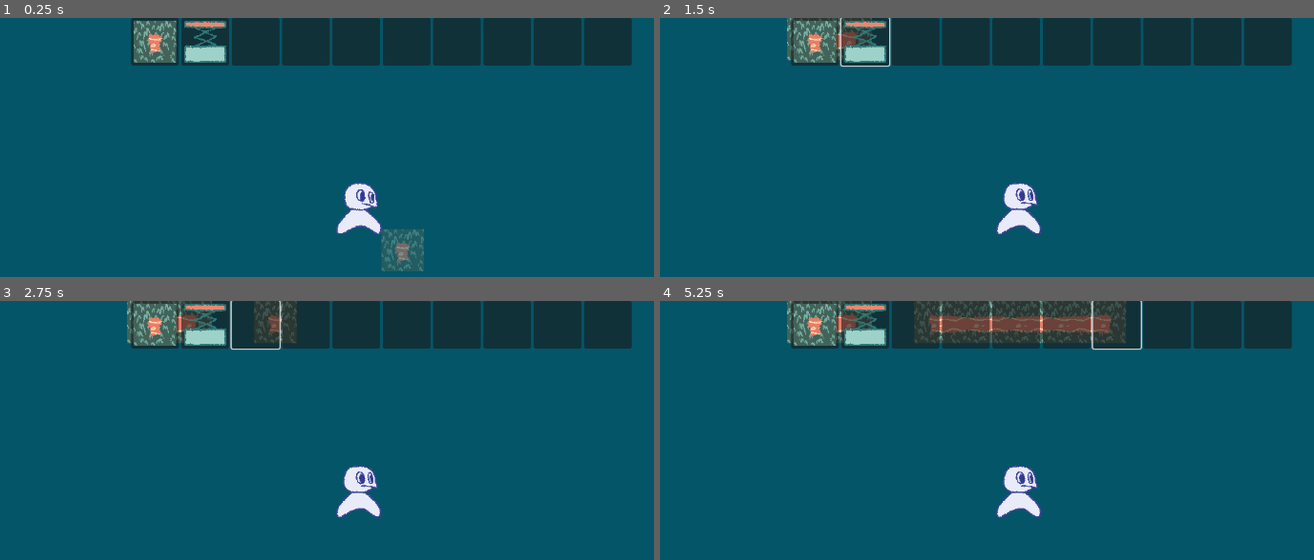
Above: before the commit, frames 1-4 (two rows, left to right).
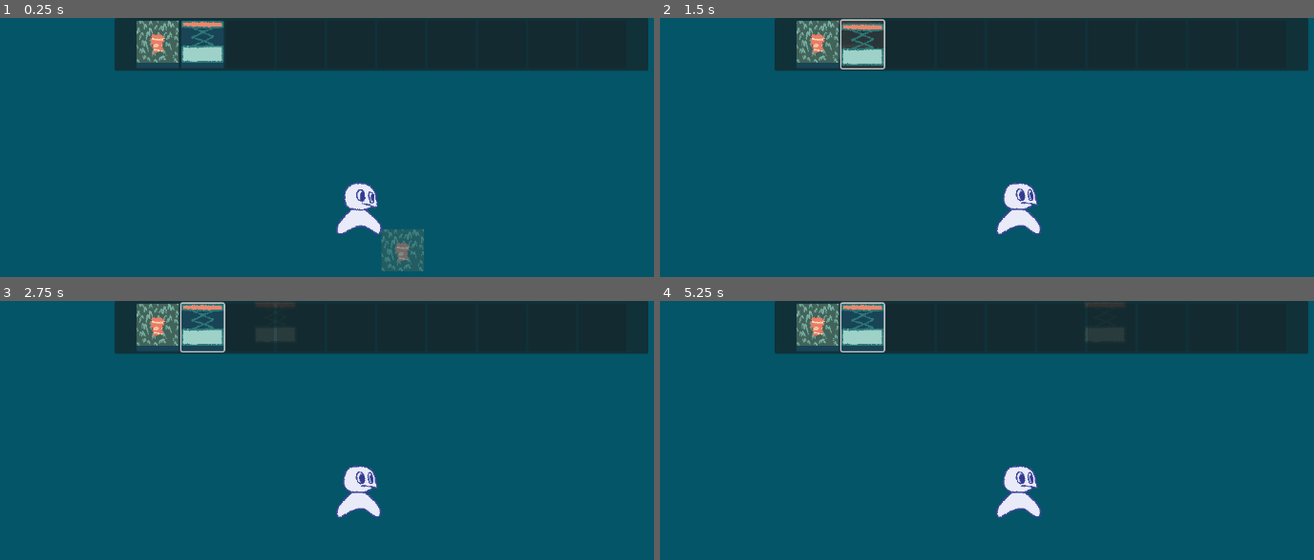
Above: after the commit, the same moments.

Repository: Nelbaiady/level-designer-project
Game: Godot game, scene res://Scenes/editor.tscn
Same seed, same stepped clock (60 frames per second), same inputs: the game is played once before the commit and once after it.
Inputs (mouse positions are in pixels of both pictures, inside the frame that each line leads up to; where the layout moved, square brackets give the same spot in the first picture):
- Up to frame 1 (0.25 s): no input
- Up to frame 2 (1.5 s): click (816, 43) [816, 41] at 0.5 s; click (862, 43) [862, 41] at 1.25 s
- Up to frame 3 (2.75 s): click (255, 324) at 2.02 s
- Up to frame 4 (5.25 s): click (967, 324) at 2.77 s; click (1013, 324) at 3.52 s; click (1065, 324) at 4.27 s; click (1117, 324) at 5.02 s

The runs differ from the first frame. In frame 1, 4.3% of the frame differs, in the area x 17-100%, y 0-21%; in frame 2, 4.7%; in frame 3, 4.9%; in frame 4, 7.6%.

Commit message:
Touched up hotbar and UI
-Hotbar now looks better and scales with window
-Hotbar changes selection based on clicking the hotbar UI or scolling the mousewheel
-Items now cannot be placed if the mouse is over a piece of ui

Diff:
--- a/Scenes/UI/UItheme.tres
+++ b/Scenes/UI/UItheme.tres
@@ -1,3 +1,12 @@
-[gd_resource type="Theme" format=3 uid="uid://crsgo6pa7nv5x"]
+[gd_resource type="Theme" load_steps=3 format=3 uid="uid://crsgo6pa7nv5x"]
+
+[ext_resource type="StyleBox" uid="uid://2d8f8r0eokfr" path="res://Scenes/UI/theme/hotbarButton.tres" id="1_ten13"]
+
+[sub_resource type="FontVariation" id="FontVariation_1unef"]
+spacing_bottom = -12
 
 [resource]
+Button/font_sizes/font_size = 12
+Button/fonts/font = SubResource("FontVariation_1unef")
+Button/styles/normal = ExtResource("1_ten13")
+hotbarButton/base_type = &"Button"
--- a/Scenes/UI/hotbar.tscn
+++ b/Scenes/UI/hotbar.tscn
@@ -1,111 +1,147 @@
-[gd_scene load_steps=3 format=3 uid="uid://dgdnl8mwnjivp"]
+[gd_scene load_steps=4 format=3 uid="uid://dgdnl8mwnjivp"]
 
 [ext_resource type="Theme" uid="uid://crsgo6pa7nv5x" path="res://Scenes/UI/UItheme.tres" id="1_26udg"]
 [ext_resource type="Script" uid="uid://bre0ft12l6is3" path="res://Scenes/UI/hotbarButton.gd" id="2_sk345"]
+[ext_resource type="Texture2D" uid="uid://de1p8l0t4qll7" path="res://Scenes/UI/emptyIcon.png" id="4_26udg"]
 
 [node name="Hotbar" type="Control"]
-z_index = 1
 layout_mode = 3
 anchors_preset = 15
 anchor_right = 1.0
 anchor_bottom = 1.0
 grow_horizontal = 2
 grow_vertical = 2
+size_flags_horizontal = 3
+size_flags_vertical = 3
 
-[node name="HBoxContainer" type="HBoxContainer" parent="."]
+[node name="Panel" type="Panel" parent="."]
+clip_contents = true
+custom_minimum_size = Vector2(0, 80)
+layout_mode = 1
+anchors_preset = -1
+anchor_left = 0.15
+anchor_right = 0.85
+grow_horizontal = 2
+
+[node name="HBoxContainer" type="HBoxContainer" parent="Panel"]
 z_index = 1
 custom_minimum_size = Vector2(0, 64)
 layout_mode = 1
-anchors_preset = 10
+anchors_preset = 14
+anchor_top = 0.5
 anchor_right = 1.0
+anchor_bottom = 0.5
+offset_top = -32.0
+offset_bottom = 32.0
 grow_horizontal = 2
+grow_vertical = 2
 alignment = 1
 
-[node name="Button" type="Button" parent="HBoxContainer"]
-custom_minimum_size = Vector2(64, 64)
+[node name="Button" type="Button" parent="Panel/HBoxContainer"]
 layout_mode = 2
 theme = ExtResource("1_26udg")
 theme_type_variation = &"InventoryButton"
+icon = ExtResource("4_26udg")
+autowrap_mode = 2
 icon_alignment = 1
+vertical_icon_alignment = 0
 script = ExtResource("2_sk345")
 
-[node name="Button2" type="Button" parent="HBoxContainer"]
-custom_minimum_size = Vector2(64, 64)
+[node name="Button2" type="Button" parent="Panel/HBoxContainer"]
 layout_mode = 2
 theme = ExtResource("1_26udg")
 theme_type_variation = &"InventoryButton"
+icon = ExtResource("4_26udg")
+autowrap_mode = 2
 icon_alignment = 1
+vertical_icon_alignment = 0
 script = ExtResource("2_sk345")
 index = 1
 
-[node name="Button3" type="Button" parent="HBoxContainer"]
-custom_minimum_size = Vector2(64, 64)
+[node name="Button3" type="Button" parent="Panel/HBoxContainer"]
 layout_mode = 2
 theme = ExtResource("1_26udg")
 theme_type_variation = &"InventoryButton"
+icon = ExtResource("4_26udg")
+autowrap_mode = 2
 icon_alignment = 1
+vertical_icon_alignment = 0
 script = ExtResource("2_sk345")
 index = 2
 
-[node name="Button4" type="Button" parent="HBoxContainer"]
-custom_minimum_size = Vector2(64, 64)
+[node name="Button4" type="Button" parent="Panel/HBoxContainer"]
 layout_mode = 2
 theme = ExtResource("1_26udg")
 theme_type_variation = &"InventoryButton"
+icon = ExtResource("4_26udg")
+autowrap_mode = 2
 icon_alignment = 1
+vertical_icon_alignment = 0
 script = ExtResource("2_sk345")
 index = 3
 
-[node name="Button5" type="Button" parent="HBoxContainer"]
-custom_minimum_size = Vector2(64, 64)
+[node name="Button5" type="Button" parent="Panel/HBoxContainer"]
 layout_mode = 2
 theme = ExtResource("1_26udg")
 theme_type_variation = &"InventoryButton"
+icon = ExtResource("4_26udg")
+autowrap_mode = 2
 icon_alignment = 1
+vertical_icon_alignment = 0
 script = ExtResource("2_sk345")
 index = 4
 
-[node name="Button6" type="Button" parent="HBoxContainer"]
-custom_minimum_size = Vector2(64, 64)
+[node name="Button6" type="Button" parent="Panel/HBoxContainer"]
 layout_mode = 2
 theme = ExtResource("1_26udg")
 theme_type_variation = &"InventoryButton"
+icon = ExtResource("4_26udg")
+autowrap_mode = 2
 icon_alignment = 1
+vertical_icon_alignment = 0
 script = ExtResource("2_sk345")
 index = 5
 
-[node name="Button7" type="Button" parent="HBoxContainer"]
-custom_minimum_size = Vector2(64, 64)
+[node name="Button7" type="Button" parent="Panel/HBoxContainer"]
 layout_mode = 2
 theme = ExtResource("1_26udg")
 theme_type_variation = &"InventoryButton"
+icon = ExtResource("4_26udg")
+autowrap_mode = 2
 icon_alignment = 1
+vertical_icon_alignment = 0
 script = ExtResource("2_sk345")
 index = 6
 
-[node name="Button8" type="Button" parent="HBoxContainer"]
-custom_minimum_size = Vector2(64, 64)
+[node name="Button8" type="Button" parent="Panel/HBoxContainer"]
 layout_mode = 2
 theme = ExtResource("1_26udg")
 theme_type_variation = &"InventoryButton"
+icon = ExtResource("4_26udg")
+autowrap_mode = 2
 icon_alignment = 1
+vertical_icon_alignment = 0
 script = ExtResource("2_sk345")
 index = 7
 
-[node name="Button9" type="Button" parent="HBoxContainer"]
-custom_minimum_size = Vector2(64, 64)
+[node name="Button9" type="Button" parent="Panel/HBoxContainer"]
 layout_mode = 2
 theme = ExtResource("1_26udg")
 theme_type_variation = &"InventoryButton"
+icon = ExtResource("4_26udg")
+autowrap_mode = 2
 icon_alignment = 1
+vertical_icon_alignment = 0
 script = ExtResource("2_sk345")
 index = 8
 
-[node name="Button10" type="Button" parent="HBoxContainer"]
-custom_minimum_size = Vector2(64, 64)
+[node name="Button10" type="Button" parent="Panel/HBoxContainer"]
 layout_mode = 2
 theme = ExtResource("1_26udg")
 theme_type_variation = &"InventoryButton"
+icon = ExtResource("4_26udg")
+autowrap_mode = 2
 icon_alignment = 1
+vertical_icon_alignment = 0
 script = ExtResource("2_sk345")
 index = 9
--- a/Scenes/UI/hotbarButton.gd
+++ b/Scenes/UI/hotbarButton.gd
@@ -12,9 +12,15 @@
 	if hotbarIndex == index:
 		if item:
 			icon = item.texture
+			disabled = false
+			focus_mode = Control.FOCUS_ALL
 		else:
 			icon = emptyIcon
+			disabled = true
+			focus_mode = Control.FOCUS_NONE
 
 func updateSelected(hotbarIndex:int):
 	if hotbarIndex == index:
 		grab_focus()
+func _pressed() -> void:
+	globalEditor.setHotbarIndex(index)
--- /dev/null
+++ b/Scenes/UI/theme/hotbarButton.tres
@@ -0,0 +1,4 @@
+[gd_resource type="StyleBoxFlat" format=3 uid="uid://2d8f8r0eokfr"]
+
+[resource]
+bg_color = Color(0.10619018, 0.29367685, 0.37763914, 0.7294118)
--- a/Scenes/editor.gd
+++ b/Scenes/editor.gd
@@ -12,6 +12,7 @@
 var cursorCellCoords: Vector2i = Vector2i.ZERO
 var previousCursorCellCoords: Vector2i = cursorCellCoords
 var previousCursorPos = Vector2.ZERO
+var placeButtonIsHeld = false
 
 var cursorItemIconTween: Tween
 
@@ -31,15 +32,12 @@
 				tweenCursorItemIcon()
 
 			#place an object
-			if Input.is_action_just_pressed("mouseClickLeft") or (Input.is_action_pressed("mouseClickLeft") and cursorCellCoords!=previousCursorCellCoords):
-				if selectedItem is terrainItem:
-					#var placedTilePosition: Vector2i = tileMap.local_to_map(get_global_mouse_position())
-					#tileMap.set_cell(cursorCellCoords,0,Vector2i(1,1)) #IF WE WANTED TO PLACE A REGULAR TILE
-					globalEditor.placeTile(selectedItem,cursorCellCoords)
-
-				if selectedItem is objectItem:
-					if !globalEditor.objectPosHash.has(cursorCellCoords):
-						globalEditor.placeObject(selectedItem,cursorCellCoords)
+			if Input.is_action_just_released("mouseClickLeft"):
+				placeButtonIsHeld = false
+			if placeButtonIsHeld:
+				placeItem()
+			#if Input.is_action_just_pressed("mouseClickLeft") or (Input.is_action_pressed("mouseClickLeft") and cursorCellCoords!=previousCursorCellCoords):
+				#placeItem()
 			#erase object at mouse
 			if Input.is_action_just_pressed("erase") or (Input.is_action_pressed("erase") and cursorCellCoords!=previousCursorCellCoords):
 				if selectedItem is terrainItem:
@@ -95,3 +93,19 @@
 		tweenCursorItemIcon()
 	else:
 		cursorItemIcon.position = Vector2(cursorCellCoords * globalEditor.gridSize) + selectedItem.textureOffset
+
+
+func _unhandled_input(event: InputEvent) -> void:
+	if event.is_action("mouseClickLeft"):
+		placeItem()
+		placeButtonIsHeld = true
+
+func placeItem():
+	if selectedItem is terrainItem:
+		#var placedTilePosition: Vector2i = tileMap.local_to_map(get_global_mouse_position())
+		#tileMap.set_cell(cursorCellCoords,0,Vector2i(1,1)) #IF WE WANTED TO PLACE A REGULAR TILE
+		globalEditor.placeTile(selectedItem,cursorCellCoords)
+
+	if selectedItem is objectItem:
+		if !globalEditor.objectPosHash.has(cursorCellCoords):
+			globalEditor.placeObject(selectedItem,cursorCellCoords)
--- a/Scenes/editor.tscn
+++ b/Scenes/editor.tscn
@@ -403,17 +403,26 @@
 terrain_set_0/terrain_1/color = Color(0.2527295, 0.50761116, 0.32676098, 1)
 sources/0 = SubResource("TileSetAtlasSource_b78su")
 
-[node name="Node2D" type="Control"]
-layout_mode = 3
-anchors_preset = 15
+[node name="Node2D" type="Node"]
+
+[node name="CanvasLayer" type="CanvasLayer" parent="."]
+
+[node name="Hotbar" parent="CanvasLayer" instance=ExtResource("2_32ik4")]
+anchors_preset = 10
+anchor_bottom = 0.0
+grow_vertical = 1
+size_flags_horizontal = 4
+
+[node name="Panel" type="Panel" parent="CanvasLayer"]
+visible = false
+custom_minimum_size = Vector2(0, 64)
+anchors_preset = 12
+anchor_top = 1.0
 anchor_right = 1.0
 anchor_bottom = 1.0
+offset_top = -64.0
 grow_horizontal = 2
-grow_vertical = 2
-
-[node name="Hotbar" parent="." instance=ExtResource("2_32ik4")]
-layout_mode = 1
-size_flags_horizontal = 4
+grow_vertical = 0
 
 [node name="Camera2D" type="Camera2D" parent="."]
 position = Vector2(576, 324)
@@ -436,7 +445,6 @@
 
 [node name="cursorItemIcon" type="TextureRect" parent="."]
 self_modulate = Color(1, 1, 1, 0.5019608)
-layout_mode = 1
 anchors_preset = 8
 anchor_left = 0.5
 anchor_top = 0.5
--- a/Scenes/global_editor.gd
+++ b/Scenes/global_editor.gd
@@ -46,11 +46,18 @@
 	#selecting items in the hotbar using the number keys
 	for i in range(10):
 		if event.is_action_pressed(str(i)):
-			hotbarIndex = 10 if i==0 else i-1
-			if hotbarIndex < len(hotbar) and hotbar[hotbarIndex]:
-				setItem.emit(hotbar[hotbarIndex])
-				#updateHotbarUI()
-				updateHotbarSelection.emit(hotbarIndex)
+			setHotbarIndex(10 if i==0 else i-1)
+
+	if event.is_action_pressed("scrollUp"):
+		setHotbarIndex(posmod(hotbarIndex+1, len(hotbar)))
+	if event.is_action_pressed("scrollDown"):
+		setHotbarIndex(posmod(hotbarIndex-1, len(hotbar)))
+
+func setHotbarIndex(newIndex):
+	if newIndex < len(hotbar) and hotbar[newIndex]:
+		hotbarIndex = newIndex
+		setItem.emit(hotbar[hotbarIndex]) #Connected in editor.gd
+		updateHotbarSelection.emit(hotbarIndex) #Connected in hotbarButton.gd
 
 func updateHotbarUI():
 	for i in range(len(hotbar)):
--- a/project.godot
+++ b/project.godot
@@ -24,6 +24,10 @@
 [global_group]
 
 player="any playable character"
+
+[gui]
+
+theme/default_font_multichannel_signed_distance_field=true
 
 [input]
 
@@ -177,6 +181,16 @@
 , Object(InputEventJoypadMotion,"resource_local_to_scene":false,"resource_name":"","device":-1,"axis":2,"axis_value":1.0,"script":null)
 ]
 }
+scrollUp={
+"deadzone": 0.2,
+"events": [Object(InputEventMouseButton,"resource_local_to_scene":false,"resource_name":"","device":-1,"window_id":0,"alt_pressed":false,"shift_pressed":false,"ctrl_pressed":false,"meta_pressed":false,"button_mask":8,"position":Vector2(231, 27),"global_position":Vector2(240, 75),"factor":1.0,"button_index":4,"canceled":false,"pressed":true,"double_click":false,"script":null)
+]
+}
+scrollDown={
+"deadzone": 0.2,
+"events": [Object(InputEventMouseButton,"resource_local_to_scene":false,"resource_name":"","device":-1,"window_id":0,"alt_pressed":false,"shift_pressed":false,"ctrl_pressed":false,"meta_pressed":false,"button_mask":16,"position":Vector2(256, 6),"global_position":Vector2(265, 54),"factor":1.0,"button_index":5,"canceled":false,"pressed":true,"double_click":false,"script":null)
+]
+}
 
 [rendering]
 
